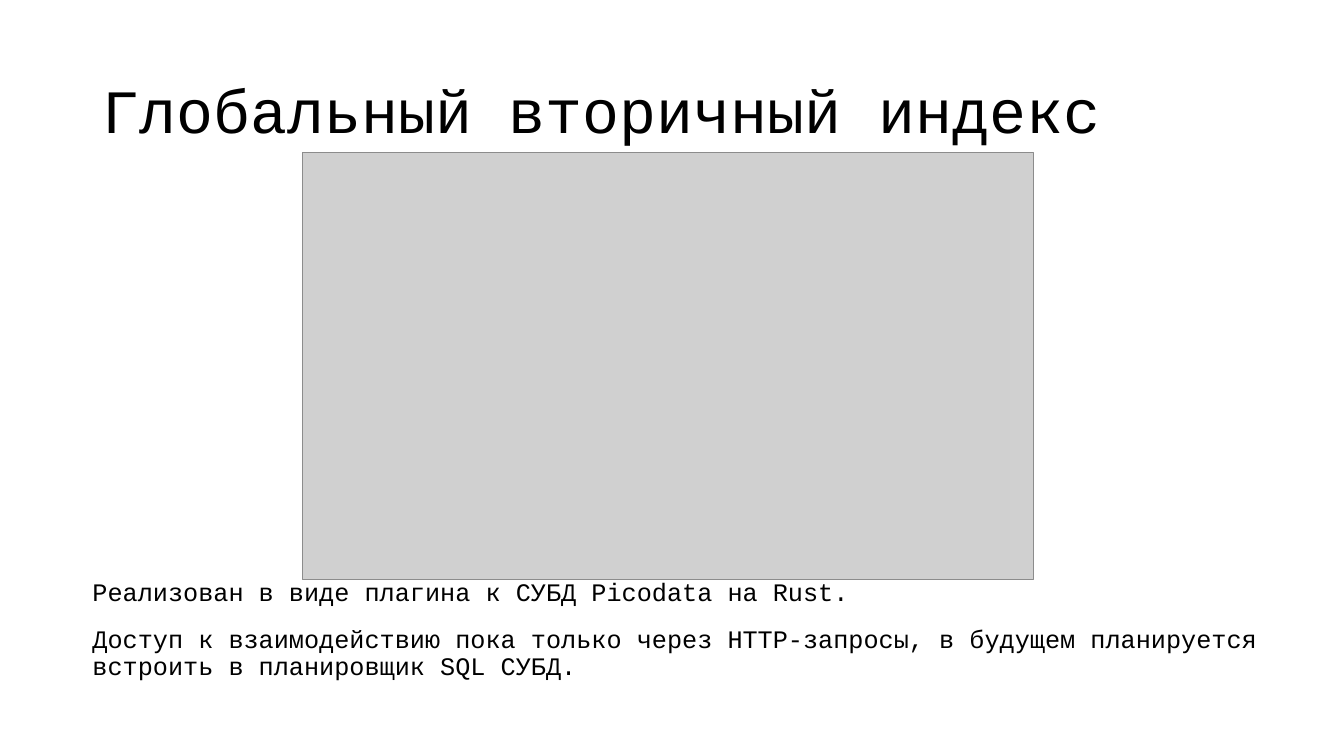
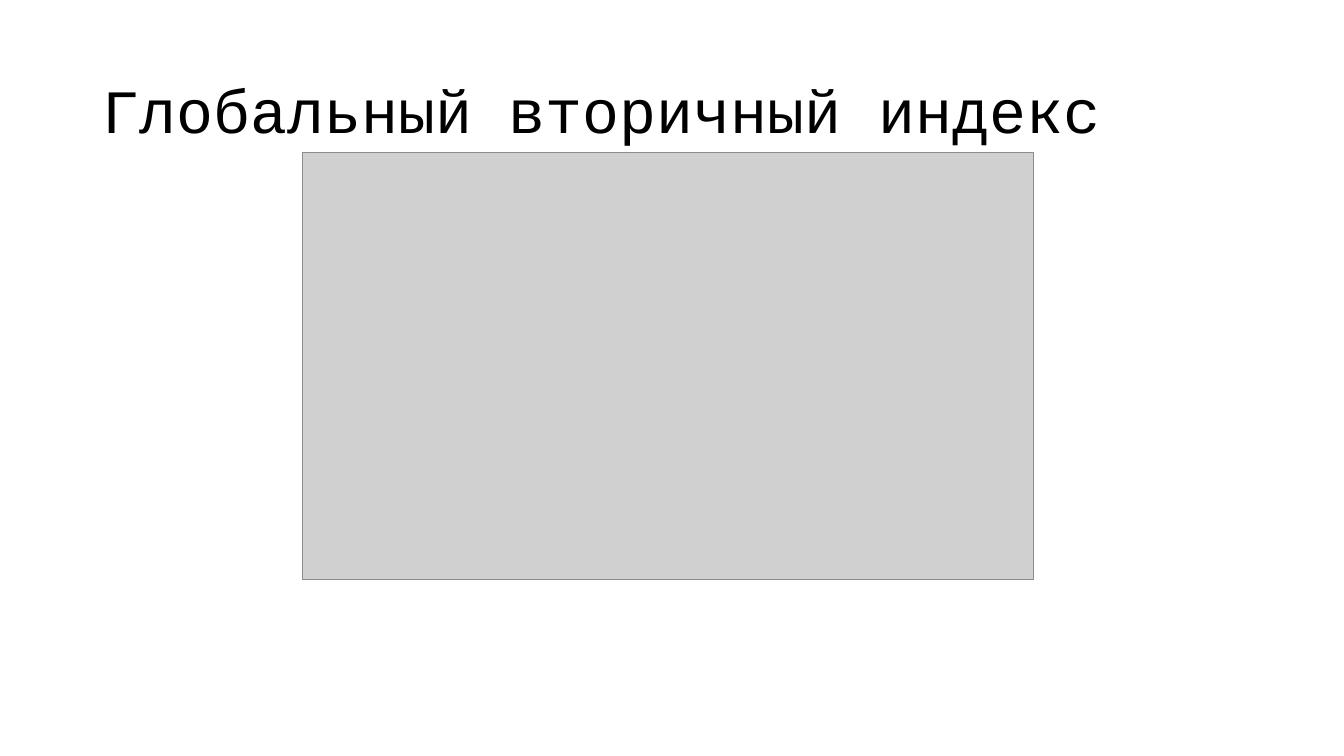
Before and after one commit to vitosotdihaet/pind, a slide deck: slide 14 of presentation.odp (slide 12 before the commit). Drawn at 1344x756 pixels with LibreOffice and Linux fonts; fonts in the diff are those of the drawing; grey boxes stand for pictures. Boxes give left, top, right and bottom in pixels: in the first picture for what was removed or moved away, otherwise in the second. Text is boxed around its words. In the diff, an @@ line names an element or a change of style, - is before the commit and + after.

```diff
--- a/presentation.odp
+++ b/presentation.odp
@@ text removed at (x1=92, y1=582, x2=1256, y2=681) @@
-Реализован в виде плагина к СУБД Picodata на Rust.
-Доступ к взаимодействию пока только через HTTP-запросы, в будущем планируется встроить в планировщик SQL СУБД.
```
Also in this commit, not shown: 6 other slides changed, 3 slides added, 2 other files.
